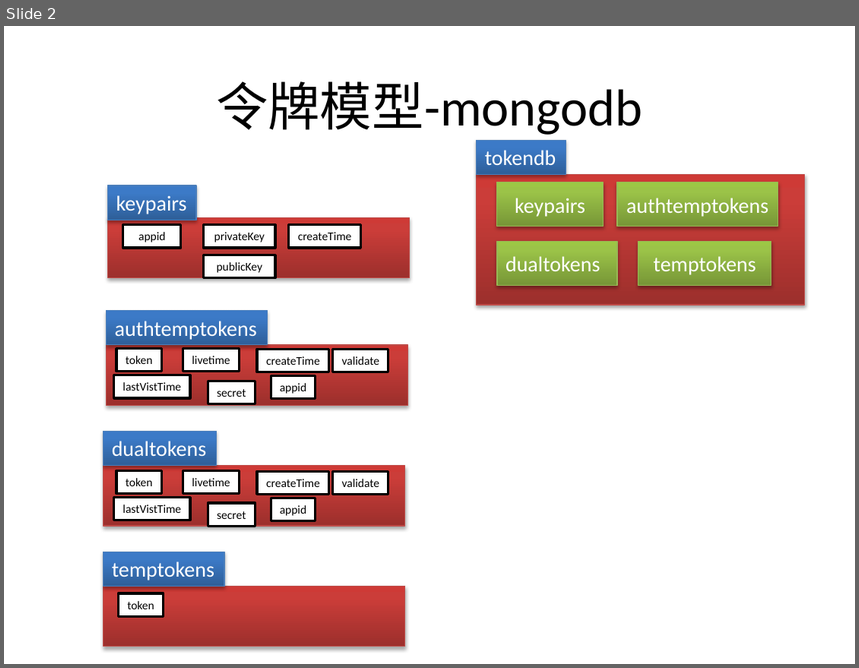
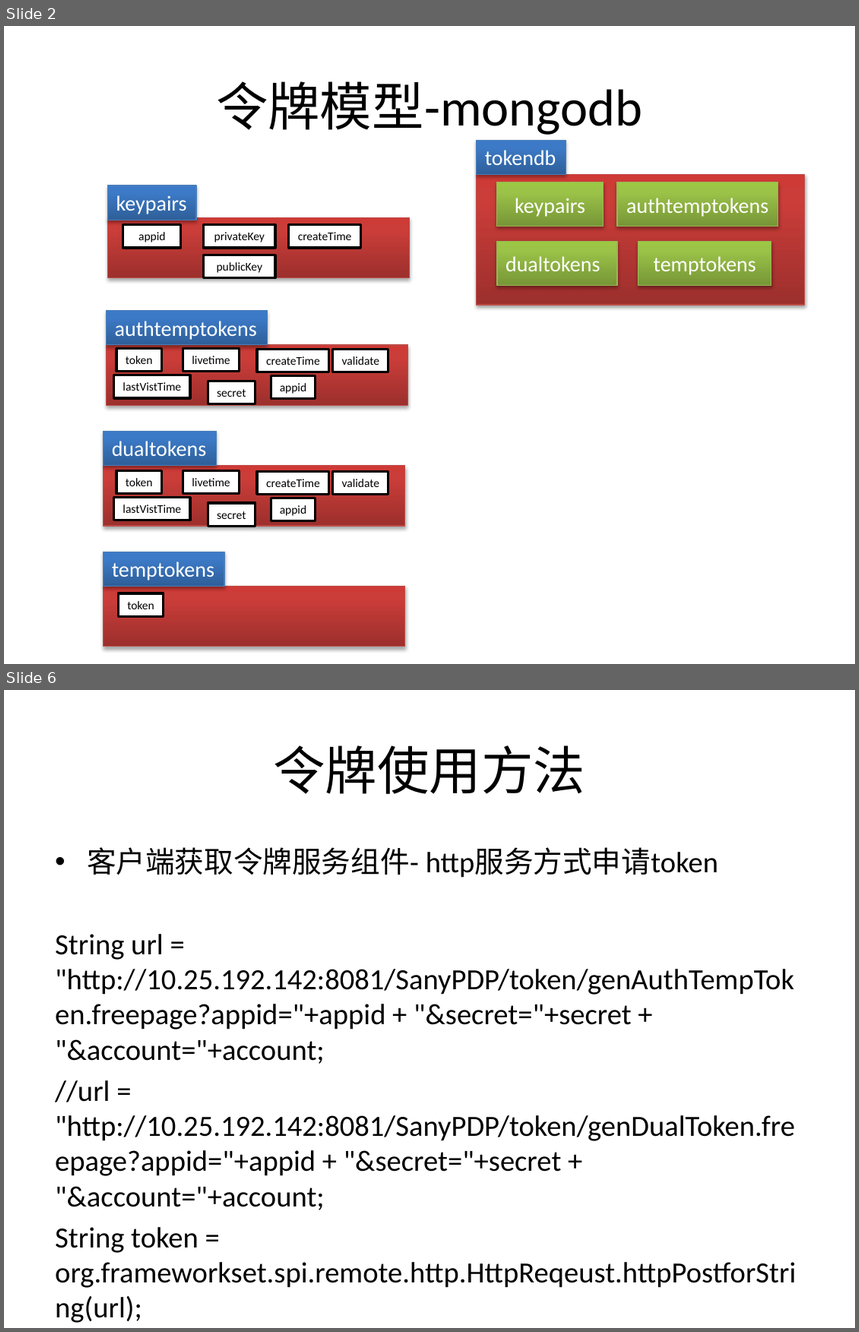
Before and after one commit to bbossgroups/bboss, a slide deck: 文档/令牌管理.pptx. Shown one above the other, each under a label of ours: slide 2 before the commit, slides 2 and 6 after it; the slides between them are not shown. The pictures are 859x668 and 859x1332 pixels, drawn with LibreOffice and Linux fonts; fonts in the diff are those of the drawing. Boxes give left, top, right and bottom in pixels: in the first picture for what was removed or moved away, otherwise in the second. Text is boxed around its words. In the diff, an @@ line names an element or a change of style, - is before the commit and + after.

Commit message:
完善令牌

```diff
--- a/文档/令牌管理.pptx
+++ b/文档/令牌管理.pptx
@@ slide 6 added at box(4, 690, 855, 1328), background #FFFFFF @@
@@ title added at box(273, 745, 585, 794), 44 pt, text #000000 @@
+令牌使用方法
@@ text added at box(55, 847, 796, 1323), 24.8 pt, text #000000 @@
+• 客户端获取令牌服务组件- http服务方式申请token
+String url = "http://10.25.192.142:8081/SanyPDP/token/genAuthTempToken.freepage?appid="+appid + "&secret="+secret + "&account="+account;
+//url = "http://10.25.192.142:8081/SanyPDP/token/genDualToken.freepage?appid="+appid + "&secret="+secret + "&account="+account;
+String token = org.frameworkset.spi.remote.http.HttpReqeust.httpPostforString(url);
```
Also in this commit, not shown: 8 other slides added, 10 other files.
